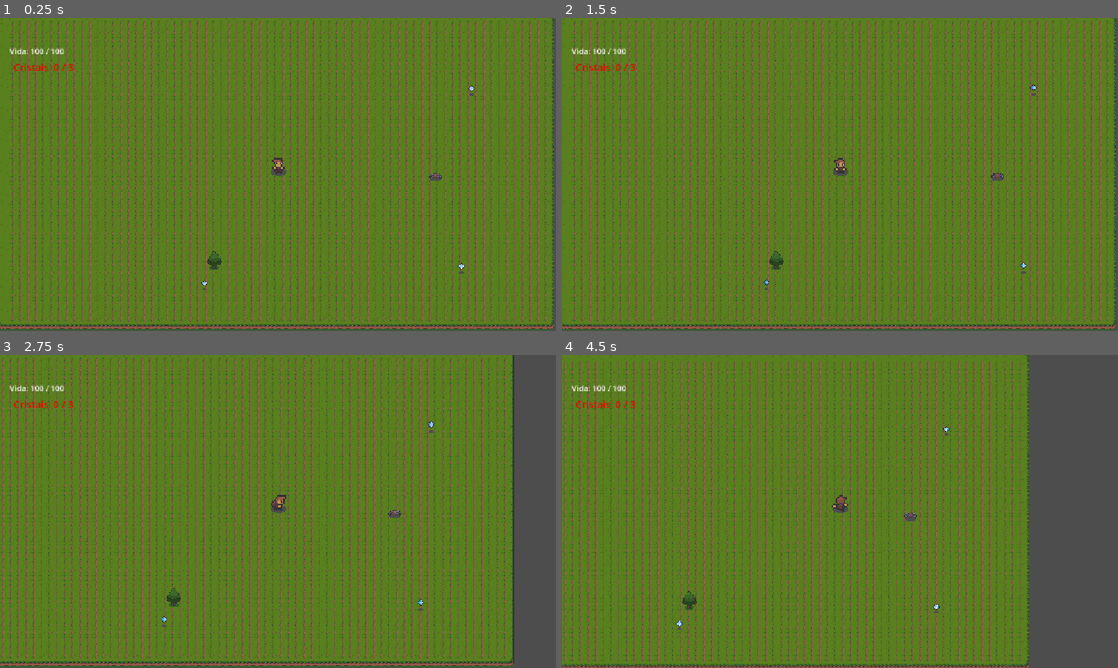
Above: before the commit, frames 1-4 (two rows, left to right).
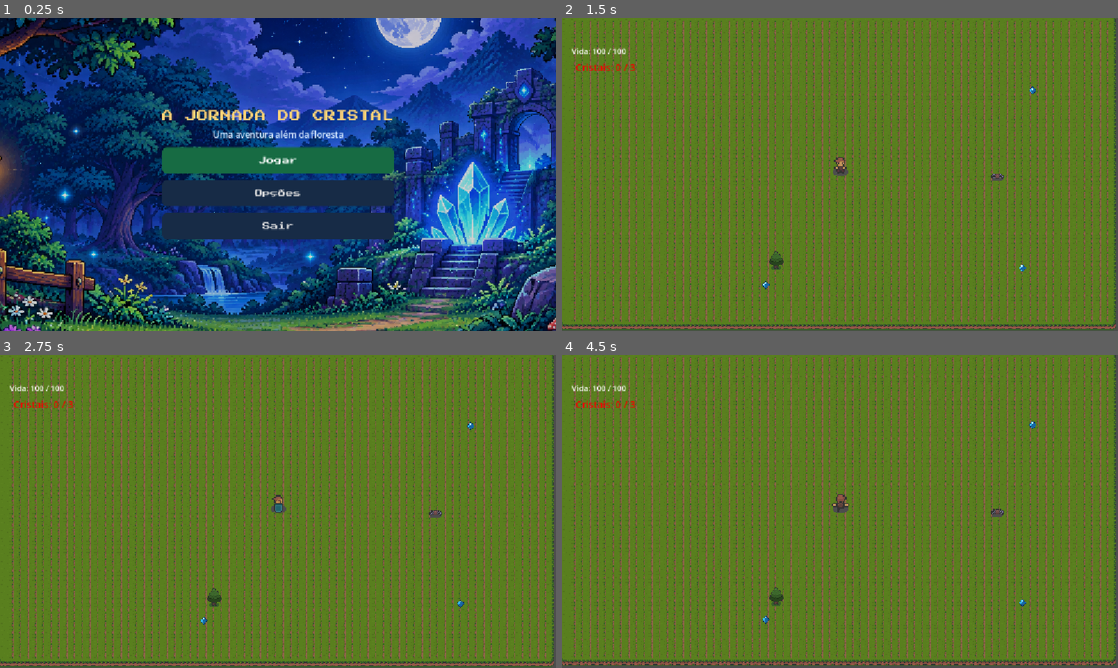
Above: after the commit, the same moments.

Repository: FilipeOliveira777/A_Jornada_Do_Cristal
Game: Godot game, scene res://scenes/menus/mainmenu.tscn
Same seed, same stepped clock (60 frames per second), same inputs: the game is played once before the commit and once after it. Before the commit the project starts from res://scenes/world/forest.tscn.
Inputs (mouse positions are in pixels of both pictures, inside the frame that each line leads up to):
- Up to frame 1 (0.25 s): no input
- Up to frame 2 (1.5 s): click (840, 193) at 0.5 s, where only the run after the commit has a clickable "Opções"; click (840, 161) at 1.25 s, where only the run after the commit has a clickable "Jogar"
- Up to frame 3 (2.75 s): move the mouse to (400, 495) at 2.02 s; hold D (move_right) from 2.03 s (still down); hold E from 2.03 s (still down)
- Up to frame 4 (4.5 s): move the mouse to (728, 527) at 2.77 s; release D (move_right) at 2.78 s; release E at 2.78 s; hold S (move_down) 2.78-3.53 s; tap Space (attack) at 2.85 s; tap E at 3.05, 4.35 s; move the mouse to (895, 442) at 3.52 s; hold D (move_right) 3.53-4.28 s; hold E 3.53-4.28 s; move the mouse to (812, 574) at 4.27 s; hold W (move_up) from 4.28 s (still down)

The runs differ from the first frame. In frame 1, 100% of the frame differs, in the area x 0-100%, y 0-100%; in frame 2, 0.2%; in frame 3, 39%; in frame 4, 46%.

Commit message:
feat: implement initial game menu and character shield animation

Diff:
--- a/project.godot
+++ b/project.godot
@@ -11,7 +11,7 @@
 [application]
 
 config/name="A_Jornada_Do_Cristal"
-run/main_scene="uid://c3ad8ia215446"
+run/main_scene="uid://doy0j2602pbwu"
 config/features=PackedStringArray("4.7", "GL Compatibility")
 config/icon="res://icon.svg"
 
--- /dev/null
+++ b/scenes/menus/mainmenu.tscn
@@ -0,0 +1,238 @@
+[gd_scene format=3 uid="uid://doy0j2602pbwu"]
+
+[ext_resource type="Script" uid="uid://brslkv3r0rbj8" path="res://scripts/menus/main_menu.gd" id="1_buwnf"]
+[ext_resource type="Texture2D" uid="uid://duwelonjtocu" path="res://assets/images/ui/menu_background.png" id="2_ogrbc"]
+[ext_resource type="FontFile" uid="uid://c501qnl03fest" path="res://assets/fonts/PressStart2P-Regular.ttf" id="3_ffyt3"]
+[ext_resource type="Script" uid="uid://dgufuj5l1qaoj" path="res://scripts/menus/crystal_effect.gd" id="3_h388y"]
+[ext_resource type="Texture2D" uid="uid://b2e3hr6vmvolw" path="res://assets/images/ui/Cristais Mágicos Luminosos em Pixel Art.png" id="4_fffel"]
+
+[sub_resource type="ParticleProcessMaterial" id="ParticleProcessMaterial_om35v"]
+particle_flag_disable_z = true
+emission_shape = 3
+emission_box_extents = Vector3(576, 324, 1)
+direction = Vector3(0, -1, 0)
+spread = 25.0
+initial_velocity_min = 8.0
+initial_velocity_max = 20.0
+gravity = Vector3(0, -4, 0)
+scale_max = 2.0
+color = Color(0.45882353, 0.8745098, 1, 1)
+
+[sub_resource type="StyleBoxFlat" id="StyleBoxFlat_37mlq"]
+bg_color = Color(0.09019608, 0.41960785, 0.2627451, 1)
+border_width_left = 3
+border_width_top = 3
+border_width_right = 3
+border_width_bottom = 3
+border_color = Color(0.09019608, 0.41960785, 0.2627451, 1)
+corner_radius_top_left = 8
+corner_radius_top_right = 8
+corner_radius_bottom_right = 8
+corner_radius_bottom_left = 8
+
+[sub_resource type="StyleBoxFlat" id="StyleBoxFlat_blm1j"]
+bg_color = Color(0.0627451, 0.3019608, 0.19607843, 1)
+border_width_left = 3
+border_width_top = 3
+border_width_right = 3
+border_width_bottom = 3
+border_color = Color(0.8392157, 0.6509804, 0.29803923, 1)
+corner_radius_top_left = 8
+corner_radius_top_right = 8
+corner_radius_bottom_right = 8
+corner_radius_bottom_left = 8
+
+[sub_resource type="StyleBoxFlat" id="StyleBoxFlat_ffyt3"]
+bg_color = Color(0.14509805, 0.5411765, 0.34509805, 1)
+border_width_left = 3
+border_width_top = 3
+border_width_right = 3
+border_width_bottom = 3
+border_color = Color(1, 0.8784314, 0.6039216, 1)
+corner_radius_top_left = 8
+corner_radius_top_right = 8
+corner_radius_bottom_right = 8
+corner_radius_bottom_left = 8
+
+[sub_resource type="StyleBoxFlat" id="StyleBoxFlat_h388y"]
+bg_color = Color(0.09019608, 0.16862746, 0.27450982, 1)
+border_width_left = 3
+border_width_top = 3
+border_width_right = 3
+border_width_bottom = 3
+border_color = Color(0.09019608, 0.16862746, 0.27450982, 1)
+corner_radius_top_left = 8
+corner_radius_top_right = 8
+corner_radius_bottom_right = 8
+corner_radius_bottom_left = 8
+
+[sub_resource type="StyleBoxFlat" id="StyleBoxFlat_uqb0b"]
+bg_color = Color(0.0627451, 0.1254902, 0.21568628, 1)
+border_width_left = 3
+border_width_top = 3
+border_width_right = 3
+border_width_bottom = 3
+border_color = Color(0.8392157, 0.6509804, 0.29803923, 1)
+corner_radius_top_left = 8
+corner_radius_top_right = 8
+corner_radius_bottom_right = 8
+corner_radius_bottom_left = 8
+
+[sub_resource type="StyleBoxFlat" id="StyleBoxFlat_fffel"]
+bg_color = Color(0.16078432, 0.28627452, 0.42352942, 1)
+border_width_left = 3
+border_width_top = 3
+border_width_right = 3
+border_width_bottom = 3
+border_color = Color(0.8392157, 0.6509804, 0.29803923, 1)
+corner_radius_top_left = 8
+corner_radius_top_right = 8
+corner_radius_bottom_right = 8
+corner_radius_bottom_left = 8
+
+[sub_resource type="StyleBoxFlat" id="StyleBoxFlat_ob7il"]
+bg_color = Color(0.09019608, 0.16862746, 0.27450982, 1)
+border_width_left = 3
+border_width_top = 3
+border_width_right = 3
+border_width_bottom = 3
+border_color = Color(0.09019608, 0.16862746, 0.27450982, 1)
+corner_radius_top_left = 8
+corner_radius_top_right = 8
+corner_radius_bottom_right = 8
+corner_radius_bottom_left = 8
+
+[sub_resource type="StyleBoxFlat" id="StyleBoxFlat_7nmeh"]
+bg_color = Color(0.0627451, 0.1254902, 0.21568628, 1)
+border_width_left = 3
+border_width_top = 3
+border_width_right = 3
+border_width_bottom = 3
+border_color = Color(0.8392157, 0.6509804, 0.29803923, 1)
+corner_radius_top_left = 8
+corner_radius_top_right = 8
+corner_radius_bottom_right = 8
+corner_radius_bottom_left = 8
+
+[sub_resource type="StyleBoxFlat" id="StyleBoxFlat_23mxh"]
+bg_color = Color(0.16078432, 0.28627452, 0.42352942, 1)
+border_width_left = 3
+border_width_top = 3
+border_width_right = 3
+border_width_bottom = 3
+border_color = Color(0.8392157, 0.6509804, 0.29803923, 1)
+corner_radius_top_left = 8
+corner_radius_top_right = 8
+corner_radius_bottom_right = 8
+corner_radius_bottom_left = 8
+
+[node name="MainMenu" type="Control" unique_id=2009531098]
+layout_mode = 3
+anchors_preset = 15
+anchor_right = 1.0
+anchor_bottom = 1.0
+grow_horizontal = 2
+grow_vertical = 2
+script = ExtResource("1_buwnf")
+
+[node name="Background (TextureRect)" type="TextureRect" parent="." unique_id=1959576090]
+layout_mode = 1
+anchors_preset = 15
+anchor_right = 1.0
+anchor_bottom = 1.0
+grow_horizontal = 2
+grow_vertical = 2
+mouse_filter = 2
+texture = ExtResource("2_ogrbc")
+stretch_mode = 5
+
+[node name="DarkOverlay (ColorRect)" type="ColorRect" parent="." unique_id=1998535850]
+layout_mode = 1
+anchors_preset = 15
+anchor_right = 1.0
+anchor_bottom = 1.0
+grow_horizontal = 2
+grow_vertical = 2
+mouse_filter = 2
+color = Color(0, 0, 0, 0.1764706)
+
+[node name="MagicParticles" type="GPUParticles2D" parent="." unique_id=1455885200]
+z_index = 1
+position = Vector2(592, 321)
+amount = 45
+lifetime = 5.0
+visibility_rect = Rect2(-115, -100, 206, 200)
+process_material = SubResource("ParticleProcessMaterial_om35v")
+
+[node name="CrystalEffect" type="Node2D" parent="." unique_id=874148594]
+visible = false
+script = ExtResource("3_h388y")
+
+[node name="CrystalSprite" type="Sprite2D" parent="CrystalEffect" unique_id=1805909420]
+position = Vector2(509.03952, 608.4375)
+scale = Vector2(0.09510353, 0.08874508)
+texture = ExtResource("4_fffel")
+
+[node name="CrystalLight" type="PointLight2D" parent="CrystalEffect" unique_id=1664490874]
+color = Color(0.33333334, 0.8117647, 1, 1)
+energy = 0.8
+texture_scale = 2.0
+
+[node name="CenterContainer" type="CenterContainer" parent="." unique_id=1564874222]
+layout_mode = 1
+anchors_preset = 15
+anchor_right = 1.0
+anchor_bottom = 1.0
+grow_horizontal = 2
+grow_vertical = 2
+
+[node name="MenuContainer_VBoxContainer" type="VBoxContainer" parent="CenterContainer" unique_id=597298696]
+layout_mode = 2
+theme_override_constants/separation = 14
+
+[node name="GameTitle (Label)" type="Label" parent="CenterContainer/MenuContainer_VBoxContainer" unique_id=610740566]
+layout_mode = 2
+theme_override_colors/font_color = Color(1, 0.83137256, 0.46666667, 1)
+theme_override_fonts/font = ExtResource("3_ffyt3")
+theme_override_font_sizes/font_size = 24
+text = "A JORNADA DO CRISTAL"
+horizontal_alignment = 1
+vertical_alignment = 1
+
+[node name="Subtitle (Label)" type="Label" parent="CenterContainer/MenuContainer_VBoxContainer" unique_id=1180115004]
+layout_mode = 2
+theme_override_colors/font_color = Color(0.8352941, 0.9098039, 1, 1)
+theme_override_font_sizes/font_size = 18
+text = "	Uma aventura além da floresta"
+horizontal_alignment = 1
+
+[node name="PlayButton" type="Button" parent="CenterContainer/MenuContainer_VBoxContainer" unique_id=890386330]
+custom_minimum_size = Vector2(260, 54)
+layout_mode = 2
+theme_override_colors/font_color = Color(1, 1, 1, 1)
+theme_override_fonts/font = ExtResource("3_ffyt3")
+theme_override_font_sizes/font_size = 16
+theme_override_styles/normal = SubResource("StyleBoxFlat_37mlq")
+theme_override_styles/pressed = SubResource("StyleBoxFlat_blm1j")
+theme_override_styles/hover = SubResource("StyleBoxFlat_ffyt3")
+text = "Jogar"
+
+[node name="OptionsButton" type="Button" parent="CenterContainer/MenuContainer_VBoxContainer" unique_id=99511443]
+custom_minimum_size = Vector2(260, 54)
+layout_mode = 2
+theme_override_fonts/font = ExtResource("3_ffyt3")
+theme_override_font_sizes/font_size = 16
+theme_override_styles/normal = SubResource("StyleBoxFlat_h388y")
+theme_override_styles/pressed = SubResource("StyleBoxFlat_uqb0b")
+theme_override_styles/hover = SubResource("StyleBoxFlat_fffel")
+text = "Opções"
+
+[node name="QuitButton" type="Button" parent="CenterContainer/MenuContainer_VBoxContainer" unique_id=933088446]
+custom_minimum_size = Vector2(260, 54)
+layout_mode = 2
+theme_override_fonts/font = ExtResource("3_ffyt3")
+theme_override_font_sizes/font_size = 16
+theme_override_styles/normal = SubResource("StyleBoxFlat_ob7il")
+theme_override_styles/pressed = SubResource("StyleBoxFlat_7nmeh")
+theme_override_styles/hover = SubResource("StyleBoxFlat_23mxh")
+text = "Sair"
--- a/scenes/objects/crystal.tscn
+++ b/scenes/objects/crystal.tscn
@@ -1,38 +1,47 @@
 [gd_scene format=3 uid="uid://bv44j3ukcbyf3"]
 
 [ext_resource type="Script" uid="uid://cn4u4qjgtw633" path="res://scripts/objects/crystal.gd" id="1_ldj1t"]
-[ext_resource type="Texture2D" uid="uid://db3jirais7vr0" path="res://assets/sprites/Top_Down_Adventure_Pack_v.1.0/Top_Down_Adventure_Pack_v.1.0/Props_Items_(animated)/crystal_item_anim_strip_6.png" id="2_ldj1t"]
+[ext_resource type="Texture2D" uid="uid://1sejfmeycctn" path="res://assets/sprites/Proprios/cristal_magico-pulsando-Final-2.0 (1).png" id="2_ldj1t"]
 
-[sub_resource type="AtlasTexture" id="AtlasTexture_ldj1t"]
+[sub_resource type="AtlasTexture" id="AtlasTexture_poage"]
 atlas = ExtResource("2_ldj1t")
 region = Rect2(0, 0, 16, 16)
 
-[sub_resource type="AtlasTexture" id="AtlasTexture_poage"]
+[sub_resource type="AtlasTexture" id="AtlasTexture_8e50l"]
 atlas = ExtResource("2_ldj1t")
 region = Rect2(16, 0, 16, 16)
 
-[sub_resource type="AtlasTexture" id="AtlasTexture_8e50l"]
+[sub_resource type="AtlasTexture" id="AtlasTexture_yeg1p"]
 atlas = ExtResource("2_ldj1t")
 region = Rect2(32, 0, 16, 16)
 
-[sub_resource type="AtlasTexture" id="AtlasTexture_yeg1p"]
+[sub_resource type="AtlasTexture" id="AtlasTexture_es1yo"]
 atlas = ExtResource("2_ldj1t")
 region = Rect2(48, 0, 16, 16)
 
-[sub_resource type="AtlasTexture" id="AtlasTexture_es1yo"]
+[sub_resource type="AtlasTexture" id="AtlasTexture_e1ayj"]
 atlas = ExtResource("2_ldj1t")
 region = Rect2(64, 0, 16, 16)
 
-[sub_resource type="AtlasTexture" id="AtlasTexture_e1ayj"]
+[sub_resource type="AtlasTexture" id="AtlasTexture_3ovsw"]
 atlas = ExtResource("2_ldj1t")
 region = Rect2(80, 0, 16, 16)
+
+[sub_resource type="AtlasTexture" id="AtlasTexture_qicc2"]
+atlas = ExtResource("2_ldj1t")
+region = Rect2(96, 0, 16, 16)
+
+[sub_resource type="AtlasTexture" id="AtlasTexture_4j504"]
+atlas = ExtResource("2_ldj1t")
+region = Rect2(112, 0, 16, 16)
+
+[sub_resource type="AtlasTexture" id="AtlasTexture_4pmv1"]
+atlas = ExtResource("2_ldj1t")
+region = Rect2(128, 0, 16, 16)
 
 [sub_resource type="SpriteFrames" id="SpriteFrames_8tekh"]
 animations = [{
 "frames": [{
-"duration": 1.0,
-"texture": SubResource("AtlasTexture_ldj1t")
-}, {
 "duration": 1.0,
 "texture": SubResource("AtlasTexture_poage")
 }, {
@@ -47,6 +56,18 @@
 }, {
 "duration": 1.0,
 "texture": SubResource("AtlasTexture_e1ayj")
+}, {
+"duration": 1.0,
+"texture": SubResource("AtlasTexture_3ovsw")
+}, {
+"duration": 1.0,
+"texture": SubResource("AtlasTexture_qicc2")
+}, {
+"duration": 1.0,
+"texture": SubResource("AtlasTexture_4j504")
+}, {
+"duration": 1.0,
+"texture": SubResource("AtlasTexture_4pmv1")
 }],
 "loop": 1,
 "name": &"idle_crystal",
@@ -67,15 +88,15 @@
 [node name="AnimatedSprite2D" type="AnimatedSprite2D" parent="." unique_id=1020446516]
 texture_filter = 1
 texture_repeat = 1
-position = Vector2(0, -4)
-scale = Vector2(1.6953125, 1.6796874)
+position = Vector2(-1.7812498, -5.2187495)
+scale = Vector2(1.3, 1.347)
 sprite_frames = SubResource("SpriteFrames_8tekh")
 animation = &"idle_crystal"
-frame_progress = 0.64887565
+frame_progress = 0.5303463
 
 [node name="CollisionShape2D" type="CollisionShape2D" parent="." unique_id=458923879]
 texture_filter = 1
 texture_repeat = 1
-position = Vector2(0, -6.9999995)
+position = Vector2(-2, -6)
 scale = Vector2(10, 10)
 shape = SubResource("CapsuleShape2D_8e50l")
--- a/scenes/player/player.tscn
+++ b/scenes/player/player.tscn
@@ -12,6 +12,10 @@
 [ext_resource type="Texture2D" uid="uid://b6bu6m20yp5wn" path="res://assets/sprites/Top_Down_Adventure_Pack_v.1.0/Top_Down_Adventure_Pack_v.1.0/Char_Sprites/char_run_left_anim_strip_6.png" id="6_fm80t"]
 [ext_resource type="Texture2D" uid="uid://dqiav40jkmdah" path="res://assets/sprites/Top_Down_Adventure_Pack_v.1.0/Top_Down_Adventure_Pack_v.1.0/Char_Sprites/char_run_right_anim_strip_6.png" id="7_gx1jg"]
 [ext_resource type="Texture2D" uid="uid://b5cojwh2vtopt" path="res://assets/sprites/Top_Down_Adventure_Pack_v.1.0/Top_Down_Adventure_Pack_v.1.0/Char_Sprites/char_run_up_anim_strip_6.png" id="8_ugbui"]
+[ext_resource type="Texture2D" uid="uid://beg6eqh0tivr2" path="res://assets/sprites/Top_Down_Adventure_Pack_v.1.0/Top_Down_Adventure_Pack_v.1.0/Char_Sprites/char_shielded_static_down.png" id="13_myrg7"]
+[ext_resource type="Texture2D" uid="uid://dthdi5cqw26i7" path="res://assets/sprites/Top_Down_Adventure_Pack_v.1.0/Top_Down_Adventure_Pack_v.1.0/Char_Sprites/char_shielded_static_left.png" id="14_kvlxm"]
+[ext_resource type="Texture2D" uid="uid://b3yaq4f2dkoil" path="res://assets/sprites/Top_Down_Adventure_Pack_v.1.0/Top_Down_Adventure_Pack_v.1.0/Char_Sprites/char_shielded_static_right.png" id="15_uf5tr"]
+[ext_resource type="Texture2D" uid="uid://cs0rsfubin2lu" path="res://assets/sprites/Top_Down_Adventure_Pack_v.1.0/Top_Down_Adventure_Pack_v.1.0/Char_Sprites/char_shielded_static_up.png" id="16_lgqa7"]
 
 [sub_resource type="CircleShape2D" id="CircleShape2D_su313"]
 radius = 21.213203
@@ -580,6 +584,38 @@
 }],
 "loop": 0,
 "name": &"run_up",
+"speed": 10.0
+}, {
+"frames": [{
+"duration": 1.0,
+"texture": ExtResource("13_myrg7")
+}],
+"loop": 0,
+"name": &"shield_down",
+"speed": 10.0
+}, {
+"frames": [{
+"duration": 1.0,
+"texture": ExtResource("14_kvlxm")
+}],
+"loop": 0,
+"name": &"shield_left",
+"speed": 10.0
+}, {
+"frames": [{
+"duration": 1.0,
+"texture": ExtResource("15_uf5tr")
+}],
+"loop": 0,
+"name": &"shield_right",
+"speed": 10.0
+}, {
+"frames": [{
+"duration": 1.0,
+"texture": ExtResource("16_lgqa7")
+}],
+"loop": 0,
+"name": &"shield_up",
 "speed": 10.0
 }]
 
@@ -606,4 +642,4 @@
 position = Vector2(1, -16.000002)
 scale = Vector2(2.5585938, 2.5078125)
 sprite_frames = SubResource("SpriteFrames_p47bc")
-animation = &"idle_down"
+animation = &"shield_right"
--- /dev/null
+++ b/scripts/menus/crystal_effect.gd
@@ -0,0 +1,44 @@
+
+extends Node2D
+
+@onready var crystal_sprite: Sprite2D = $CrystalSprite
+
+var original_position: Vector2
+var original_scale: Vector2
+
+func _ready() -> void:
+	original_position = crystal_sprite.position
+	original_scale = crystal_sprite.scale
+
+	var tween = create_tween()
+	tween.set_loops()
+
+	# Cristal aumenta e sobe suavemente
+	tween.tween_property(
+		crystal_sprite,
+		"scale",
+		original_scale * 1.08,
+		1.2
+	).set_trans(Tween.TRANS_SINE).set_ease(Tween.EASE_IN_OUT)
+
+	tween.parallel().tween_property(
+		crystal_sprite,
+		"position",
+		original_position + Vector2(0, -6),
+		1.2
+	)
+
+	# Cristal volta ao tamanho e posição originais
+	tween.tween_property(
+		crystal_sprite,
+		"scale",
+		original_scale,
+		1.2
+	).set_trans(Tween.TRANS_SINE).set_ease(Tween.EASE_IN_OUT)
+
+	tween.parallel().tween_property(
+		crystal_sprite,
+		"position",
+		original_position,
+		1.2
+	)
--- /dev/null
+++ b/scripts/menus/main_menu.gd
@@ -0,0 +1,50 @@
+
+extends Control
+
+@onready var play_button: Button = $CenterContainer/MenuContainer_VBoxContainer/PlayButton
+@onready var options_button: Button = $CenterContainer/MenuContainer_VBoxContainer/OptionsButton
+@onready var quit_button: Button = $CenterContainer/MenuContainer_VBoxContainer/QuitButton
+
+
+func _ready() -> void:
+	play_button.pressed.connect(_on_play_pressed)
+	options_button.pressed.connect(_on_options_pressed)
+	quit_button.pressed.connect(_on_quit_pressed)
+
+	setup_button_animation(play_button)
+	setup_button_animation(options_button)
+	setup_button_animation(quit_button)
+
+
+func setup_button_animation(button: Button) -> void:
+	button.pivot_offset = button.size / 2.0
+
+	button.mouse_entered.connect(_on_button_hover.bind(button))
+	button.mouse_exited.connect(_on_button_exit.bind(button))
+
+
+func _on_button_hover(button: Button) -> void:
+	animate_button(button, Vector2(1.05, 1.05))
+
+
+func _on_button_exit(button: Button) -> void:
+	animate_button(button, Vector2(1.0, 1.0))
+
+
+func animate_button(button: Button, target_scale: Vector2) -> void:
+	var tween = create_tween()
+	tween.set_trans(Tween.TRANS_BACK)
+	tween.set_ease(Tween.EASE_OUT)
+	tween.tween_property(button, "scale", target_scale, 0.15)
+
+
+func _on_play_pressed() -> void:
+	get_tree().change_scene_to_file("res://scenes/world/forest.tscn")
+
+
+func _on_options_pressed() -> void:
+	print("Menu de opções em desenvolvimento")
+
+
+func _on_quit_pressed() -> void:
+	get_tree().quit()
--- a/scripts/player/player.gd
+++ b/scripts/player/player.gd
@@ -1,4 +1,3 @@
-
 extends CharacterBody2D
 
 signal health_changed(current_health: int, max_health: int)
@@ -18,6 +17,7 @@
 
 var last_direction: String = "down"
 var is_attacking: bool = false
+var is_shielding: bool = false
 
 func _ready() -> void:
 	current_health = max_health
@@ -31,6 +31,16 @@
 		velocity = Vector2.ZERO
 		move_and_slide()
 		return
+
+	# Verifica se a tecla E está pressionada para defender
+	if Input.is_physical_key_pressed(KEY_E):
+		is_shielding = true
+		velocity = Vector2.ZERO
+		move_and_slide()
+		anim.play("shield_" + last_direction)
+		return
+	else:
+		is_shielding = false
 
 	if Input.is_action_just_pressed("attack"):
 		start_attack()
Binary file added: assets/fonts/PressStart2P-Regular.ttf
Not shown, added: assets/fonts/PressStart2P-Regular.ttf.import
Binary file added: assets/images/ui/Cristais Mágicos Luminosos em Pixel Art.png
Not shown, added: assets/images/ui/Cristais Mágicos Luminosos em Pixel Art.png.import
Binary file added: assets/images/ui/menu_background.png
Not shown, added: assets/images/ui/menu_background.png.import
Binary file added: assets/sprites/Proprios/cristal_magico-pulsando-Final-2.0 (1).png
Not shown, added: assets/sprites/Proprios/cristal_magico-pulsando-Final-2.0 (1).png.import
Not shown, added: scripts/menus/crystal_effect.gd.uid
Not shown, added: scripts/menus/main_menu.gd.uid
